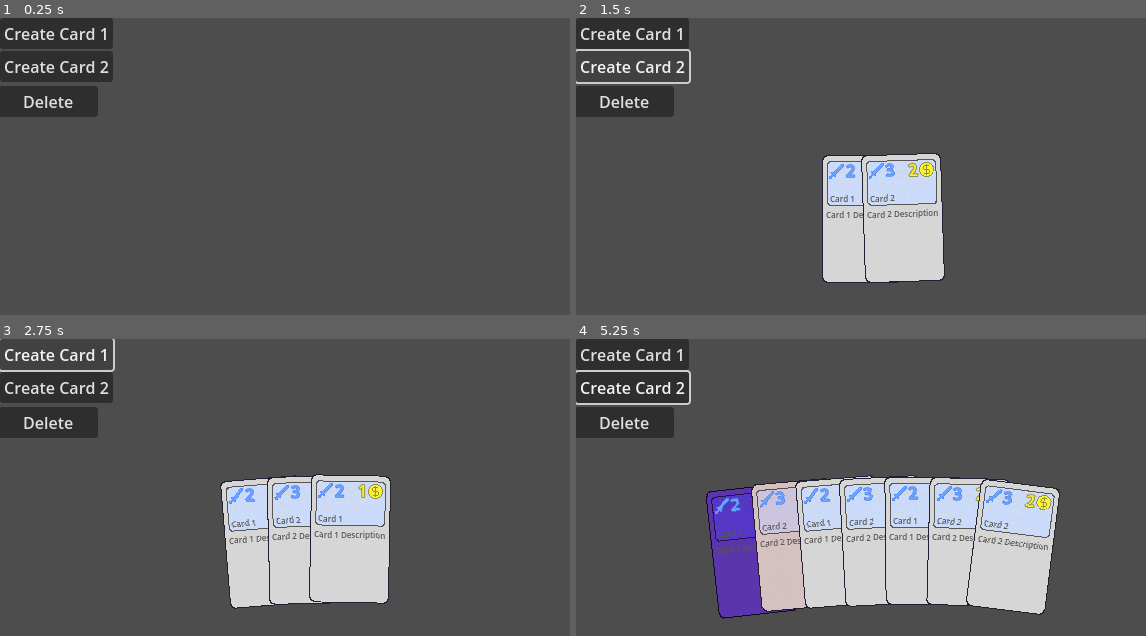
Above: before the commit, frames 1-4 (two rows, left to right).
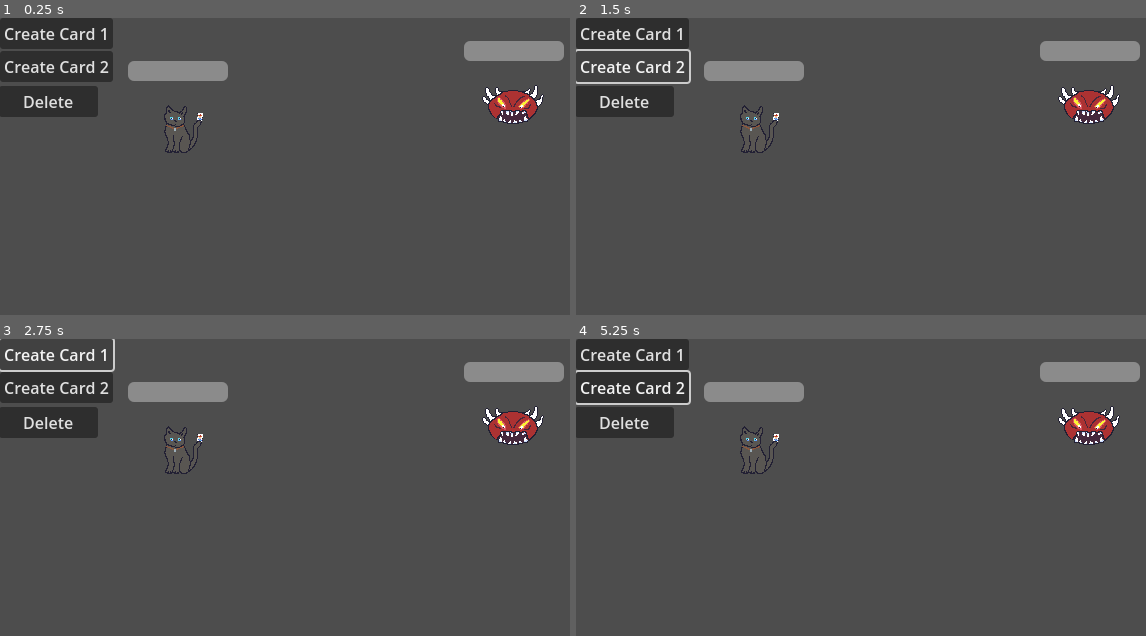
Above: after the commit, the same moments.

Repository: zcbntr/bucinum
Game: Godot game, scene res://scenes/main.tscn
Two runs of this game, one before a commit and one after it. Both use one fixed random seed, a clock stepped at 60 frames per second and the inputs below. Before the commit the project starts from res://scenes/deck_and_hand.tscn.
Inputs (mouse positions are in pixels of both pictures, inside the frame that each line leads up to):
- Up to frame 1 (0.25 s): no input
- Up to frame 2 (1.5 s): click "Create Card 1" at 0.5 s; click "Create Card 2" at 1.25 s
- Up to frame 3 (2.75 s): click "Create Card 1" at 2 s
- Up to frame 4 (5.25 s): click "Create Card 2" at 2.75 s; click "Create Card 1" at 3.5 s; click "Create Card 2" at 4.25 s; tap Enter at 5 s; move the mouse to (775, 543) at 5.02 s; press the mouse at (775, 543) at 5.03 s

The runs differ from the first frame. In frame 1, 3.5% of the frame differs, in the area x 22-99%, y 7-46%; in frame 2, 12%; in frame 3, 16%; in frame 4, 29%, in the area x 22-99%, y 7-95%.
Error after the commit: Attempt to call function 'add_card' in base 'null instance' on a null instance. (res://scripts/deck_and_hand.gd:20)

Commit message:
Add character sprites

Diff:
--- a/project.godot
+++ b/project.godot
@@ -11,7 +11,7 @@
 [application]
 
 config/name="Bucinum"
-run/main_scene="res://scenes/deck_and_hand.tscn"
+run/main_scene="res://scenes/main.tscn"
 config/features=PackedStringArray("4.3", "Mobile")
 config/icon="res://icon.svg"
 
--- a/scenes/card.tscn
+++ b/scenes/card.tscn
@@ -1,9 +1,10 @@
-[gd_scene load_steps=10 format=3 uid="uid://bx5c4krg53dfq"]
+[gd_scene load_steps=11 format=3 uid="uid://bx5c4krg53dfq"]
 
 [ext_resource type="Texture2D" uid="uid://olm70ph31u5g" path="res://sprites/card-placeholder.png" id="1_epeui"]
 [ext_resource type="Script" path="res://scripts/card.gd" id="1_q183m"]
 [ext_resource type="Texture2D" uid="uid://rdmrhc6lahfq" path="res://sprites/coin-placeholder.png" id="2_gidyd"]
 [ext_resource type="Texture2D" uid="uid://bdiw6mgjloxjw" path="res://sprites/damage-placeholder.png" id="4_wpd2g"]
+[ext_resource type="Script" path="res://scripts/card_action.gd" id="5_n162s"]
 
 [sub_resource type="LabelSettings" id="LabelSettings_6a1tc"]
 font_color = Color(0.984314, 0.94902, 0.211765, 1)
@@ -91,5 +92,8 @@
 [node name="CollisionShape2D" type="CollisionShape2D" parent="ClickableArea"]
 shape = SubResource("RectangleShape2D_hxmh3")
 
+[node name="CardAction" type="Node2D" parent="."]
+script = ExtResource("5_n162s")
+
 [connection signal="mouse_entered" from="ClickableArea" to="." method="_on_clickable_area_mouse_entered"]
 [connection signal="mouse_exited" from="ClickableArea" to="." method="_on_clickable_area_mouse_exited"]
--- a/scenes/deck_and_hand.tscn
+++ b/scenes/deck_and_hand.tscn
@@ -5,11 +5,6 @@
 
 [node name="DeckAndHand" type="Node2D"]
 script = ExtResource("1_fdv7r")
-
-[node name="CanvasLayer" type="CanvasLayer" parent="."]
-
-[node name="Hand" parent="CanvasLayer" instance=ExtResource("2_dkyec")]
-position = Vector2(320, 1200)
 
 [node name="CreateCard1Button" type="Button" parent="."]
 offset_right = 113.0
@@ -31,6 +26,9 @@
 text = "Delete
 "
 
+[node name="Hand" parent="." instance=ExtResource("2_dkyec")]
+position = Vector2(320, 1220)
+
 [connection signal="pressed" from="CreateCard1Button" to="." method="_on_create_card_1_button_pressed"]
 [connection signal="pressed" from="CreateCard2Button" to="." method="_on_create_card_2_button_pressed"]
 [connection signal="pressed" from="DeleteCardButton" to="." method="_on_delete_card_button_pressed"]
--- /dev/null
+++ b/scenes/main.tscn
@@ -0,0 +1,46 @@
+[gd_scene load_steps=6 format=3 uid="uid://dcupv7h1p5be4"]
+
+[ext_resource type="PackedScene" uid="uid://pa0j5wu1w7du" path="res://scenes/deck_and_hand.tscn" id="1_6gf0c"]
+[ext_resource type="Script" path="res://scripts/main.gd" id="1_s1fn5"]
+[ext_resource type="Texture2D" uid="uid://l6onrvfxupol" path="res://sprites/player-placeholder.png" id="2_erpi8"]
+[ext_resource type="Script" path="res://scripts/character.gd" id="2_hnhx5"]
+[ext_resource type="Texture2D" uid="uid://fx7ntwbaigke" path="res://sprites/enemy-placeholder.png" id="3_m1clj"]
+
+[node name="Main" type="Node2D"]
+script = ExtResource("1_s1fn5")
+
+[node name="DeckAndHand" parent="." instance=ExtResource("1_6gf0c")]
+
+[node name="GameScreen" type="Node2D" parent="."]
+
+[node name="PlayerCharacter" type="Node2D" parent="GameScreen"]
+script = ExtResource("2_hnhx5")
+health = 10
+
+[node name="PlayerSprite" type="Sprite2D" parent="GameScreen/PlayerCharacter"]
+position = Vector2(179, 112)
+texture = ExtResource("2_erpi8")
+
+[node name="HealthBar" type="ProgressBar" parent="GameScreen/PlayerCharacter"]
+offset_left = 128.0
+offset_top = 43.0
+offset_right = 228.0
+offset_bottom = 63.0
+value = 100.0
+show_percentage = false
+
+[node name="EnemyCharacter" type="Node2D" parent="GameScreen"]
+
+[node name="EnemySprite" type="Sprite2D" parent="GameScreen/EnemyCharacter"]
+position = Vector2(513, 92)
+texture = ExtResource("3_m1clj")
+
+[node name="HealthBar" type="ProgressBar" parent="GameScreen/EnemyCharacter"]
+offset_left = 464.0
+offset_top = 23.0
+offset_right = 564.0
+offset_bottom = 43.0
+value = 100.0
+show_percentage = false
+
+[connection signal="card_played" from="DeckAndHand" to="." method="_on_deck_and_hand_card_played"]
--- a/scripts/card.gd
+++ b/scripts/card.gd
@@ -81,3 +81,7 @@
 
 func _on_clickable_area_mouse_exited() -> void:
 	mouse_exited.emit(self)
+
+func play(game_objects):
+	$CardAction.activate()
+	pass
--- /dev/null
+++ b/scripts/card_action.gd
@@ -0,0 +1,11 @@
+extends Node2D
+
+
+# Called when the node enters the scene tree for the first time.
+func _ready() -> void:
+	pass # Replace with function body.
+
+
+# Called every frame. 'delta' is the elapsed time since the previous frame.
+func _process(delta: float) -> void:
+	pass
--- /dev/null
+++ b/scripts/character.gd
@@ -0,0 +1,25 @@
+@tool
+class_name Character extends Node2D
+
+@export var max_health: int = 10
+@export var health: int = max_health
+
+func set_health_values(_health: int, _max_health: int) -> void:
+	max_health = _max_health
+	health = _health
+	update_healthbar()
+
+func update_healthbar():
+	if (($HealthBar as ProgressBar).max_value != max_health):
+		($HealthBar as ProgressBar).max_value = max_health
+	if (($HealthBar as ProgressBar).value != health):
+		($HealthBar as ProgressBar).value = health
+
+# Called when the node enters the scene tree for the first time.
+func _ready() -> void:
+	pass # Replace with function body.
+
+
+# Called every frame. 'delta' is the elapsed time since the previous frame.
+func _process(delta: float) -> void:
+	pass
--- a/scripts/deck_and_hand.gd
+++ b/scripts/deck_and_hand.gd
@@ -1,5 +1,6 @@
 extends Node2D
 
+signal card_played(card: Card)
 @onready var card_scene: PackedScene = preload("res://scenes/card.tscn")
 @onready var hand: Hand = $CanvasLayer/Hand
 
--- a/scripts/hand.gd
+++ b/scripts/hand.gd
@@ -1,9 +1,9 @@
 @tool
 class_name Hand extends Node2D
 
-const ROT_VAR: int = 6
-const X_VAR: int = 5
-const Y_VAR: int = 5
+const ROT_VAR: int = 5
+const X_VAR: int = 4
+const Y_VAR: int = 4
 
 @export var hand_radius: int = 1000
 # Cards only spread in 20 degree arc
--- /dev/null
+++ b/scripts/main.gd
@@ -0,0 +1,15 @@
+extends Node2D
+
+
+# Called when the node enters the scene tree for the first time.
+func _ready() -> void:
+	pass # Replace with function body.
+
+
+# Called every frame. 'delta' is the elapsed time since the previous frame.
+func _process(delta: float) -> void:
+	pass
+
+
+func _on_deck_and_hand_card_played(card: Card) -> void:
+	pass # Replace with function body.
Binary file added: sprites/enemy-placeholder.png
Not shown, added: sprites/enemy-placeholder.png.import
Binary file added: sprites/player-placeholder.png
Not shown, added: sprites/player-placeholder.png.import
